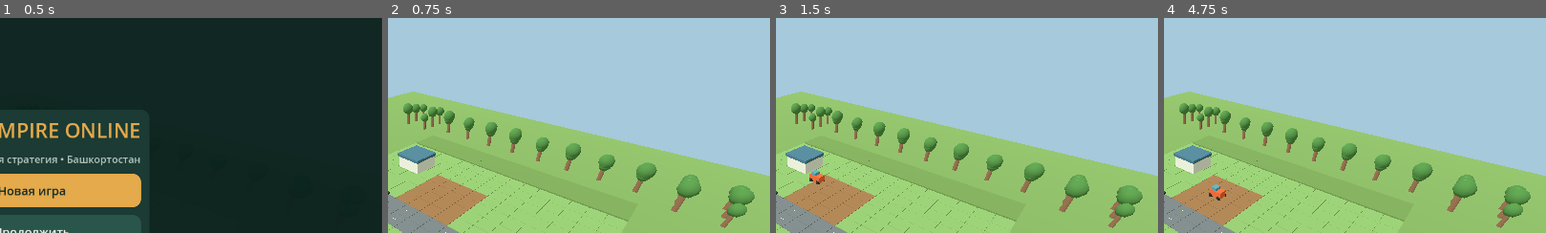
Above: before the commit, frames 1-4 (left to right).
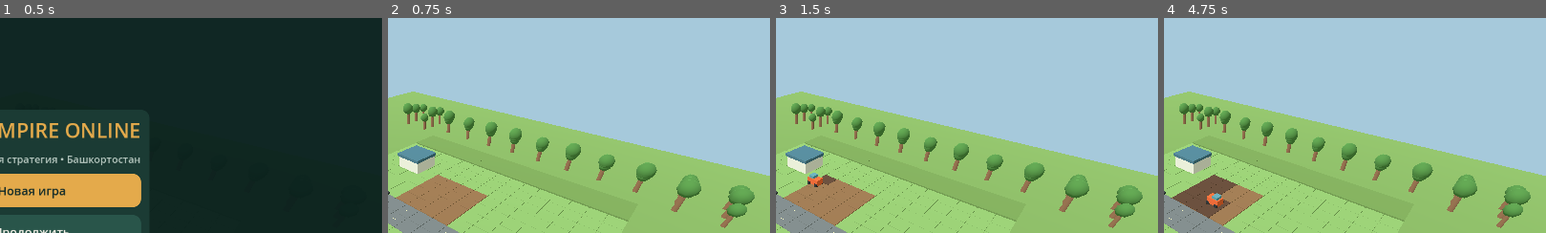
Above: after the commit, the same moments.

Repository: maillunex-lang/fermabash
Game: Godot game, scene res://scenes/Main.tscn
The game is run twice, just before and just after one commit, with the same random seed, the same clock (stepped at 60 frames per second) and the same inputs.
Inputs:
- Up to frame 1 (0.5 s): no input
- Up to frame 2 (0.75 s): click "Новая игра" at 0.5 s
- Up to frame 3 (1.5 s): click "Подготовить" at 1.25 s
- Up to frame 4 (4.75 s): click "Навес 1×1" at 2 s; click "Склад 2×2" at 2.75 s; click "Мастерская 3×3" at 3.5 s; click "Отмена" at 4.25 s
The pictures show only the part of the screen within x 46-96%, y 2-52%; the shares and areas given below are measured in that part.

Frame 1 is identical in both runs. In frame 2, 0.2% of the frame differs, in the area x 2-26%, y 72-97%; in frame 3, 0.5%; in frame 4, 1.8%.

Commit message:
feat: stage 2.4.1 living fields and machinery routes
* feat(2.4.1): deterministic serpentine field machinery route

* feat(2.4.1): batched progressive soil and crop visualization

* feat(2.4.1): integrate live field visuals and routed tractor/combine movement

* test(2.4.1): field batch visuals, serpentine routes, progress and save restoration

* test(2.4.1): validate deterministic visual progress independently of headless GPU colors

* fix(2.4.1): hide absent crops with negligible geometry instead of alpha

* test(2.4.1): avoid unavailable headless MultiMesh color readback

* ci(2.4.1): add route and living-field regression to Android build and CI

* ci(2.4.1): add route and living-field regression to Android build and CI

* docs(2.4.1): document routes field batching and verified limitations

Diff:
--- a/scripts/main.gd
+++ b/scripts/main.gd
@@ -8,6 +8,8 @@
 const StrategyCamera = preload("res://scripts/camera/strategy_camera.gd")
 const GameUI = preload("res://scripts/ui/game_ui.gd")
 const ProductionRules = preload("res://scripts/systems/production_rules.gd")
+const FieldRoute = preload("res://scripts/systems/field_route.gd")
+const LivingField = preload("res://scripts/visuals/living_field.gd")
 var elapsed_seconds := 0.0
 var cash := 2000
 var grain := 0
@@ -22,6 +24,7 @@
 var preview_cell := Vector2i(-1,-1)
 var preview: MeshInstance3D
 var running := false
+var living_field: Node3D
 var world: Node3D
 var cam: Camera3D
 var hud: Label
@@ -36,6 +39,8 @@
 func _ready() -> void:
  world = Node3D.new()
  add_child(world)
+ living_field = LivingField.new()
+ add_child(living_field)
  preview = MeshInstance3D.new()
  add_child(preview)
  preview.visible = false
@@ -127,7 +132,7 @@
    elif x >= 5 and x <= 8 and z >= 3 and z <= 6:
     color = Color("8d6841") if stage == 0 else (Color("65b548") if stage == 1 else Color("d4ae47"))
    _cube(world,Vector3((x+0.5)*CELL,-0.1,(z+0.5)*CELL),Vector3(2.94,0.2,2.94),color)
- FarmEnvironment.decorate(world,stage)
+ FarmEnvironment.decorate(world,0)
  for key in structures:
   var p: Array = key.split(",")
   var x := int(p[0])
@@ -151,6 +156,16 @@
  _cube(harvester,Vector3(0,1,0),Vector3(3,1.7,2.2),Color("d5a02e"))
  _cube(harvester,Vector3(1.9,0.5,0),Vector3(1.3,0.3,4),Color("30383a"))
  harvester.position = Vector3(11,0,23)
+ _update_field_visuals()
+ _update_machine_position()
+func _update_field_visuals() -> void:
+ living_field.update_field(stage,prepared,job,progress)
+func _update_machine_position() -> void:
+ if job == "":
+  return
+ var machine := harvester if job == "harvest" else tractor
+ machine.position = FieldRoute.position_at(progress)
+ machine.rotation.y = FieldRoute.heading_at(progress)
 func _job(kind: String) -> void:
  if job != "":
   status.text = "Техника занята"
@@ -174,6 +189,8 @@
    return
  job = kind
  progress = 0.0
+ _update_field_visuals()
+ _update_machine_position()
  status.text = "Техника отправлена: %s" % kind
 func _start_build(kind: String = "warehouse") -> void:
  if not BuildRules.CATALOG.has(kind):
@@ -223,8 +240,9 @@
  day = GameClock.day_from_seconds(elapsed_seconds)
  if job != "":
   progress += delta/6.0
-  var machine := harvester if job == "harvest" else tractor
-  machine.position = Vector3(15+progress*10,0,12+progress*5)
+  progress = minf(progress,1.0)
+  _update_machine_position()
+  _update_field_visuals()
   if progress >= 1.0:
    if job == "prepare":
     prepared = true
@@ -243,6 +261,7 @@
    _draw()
  elif stage == 1:
   progress += delta/10.0
+  _update_field_visuals()
   if progress >= 1.0:
    stage = 2
    progress = 0.0
--- /dev/null
+++ b/scripts/systems/field_route.gd
@@ -0,0 +1,41 @@
+extends RefCounted
+## Serpentine passes across the existing 4x4 field; world coordinates in metres.
+const CELL := 3.0
+const MIN_X := 5.0 * CELL
+const MAX_X := 9.0 * CELL
+const MIN_Z := 3.0 * CELL
+const MAX_Z := 7.0 * CELL
+const PASSES := 6
+static func waypoints() -> Array[Vector3]:
+ var points: Array[Vector3] = []
+ for lane in range(PASSES):
+  var x := lerpf(MIN_X + 0.8, MAX_X - 0.8, float(lane) / float(PASSES - 1))
+  if lane % 2 == 0:
+   points.append(Vector3(x,0,MIN_Z + 0.8))
+   points.append(Vector3(x,0,MAX_Z - 0.8))
+  else:
+   points.append(Vector3(x,0,MAX_Z - 0.8))
+   points.append(Vector3(x,0,MIN_Z + 0.8))
+ return points
+
+static func position_at(t: float) -> Vector3:
+ var points := waypoints()
+ var segments := points.size()-1
+ var scaled := clampf(t,0.0,1.0)*float(segments)
+ var index := mini(int(scaled),segments-1)
+ return points[index].lerp(points[index+1],scaled-float(index))
+
+static func heading_at(t: float) -> float:
+ var a := position_at(clampf(t-0.001,0.0,1.0))
+ var b := position_at(clampf(t+0.001,0.0,1.0))
+ var direction := b-a
+ if direction.length_squared() < 0.000001:
+  return 0.0
+ return atan2(direction.x,direction.z)
+
+static func completed_fraction(progress: float, x: int, z: int) -> bool:
+ # Per-cell visual progression, in the same order as the machine's serpentine passes.
+ var lane := clampi(int(round(float(x-5)*float(PASSES-1)/3.0)),0,PASSES-1)
+ var local := (float(z-3)+0.5)/4.0
+ var travel := local if lane % 2 == 0 else 1.0-local
+ return progress >= (float(lane)+travel)/float(PASSES)
--- /dev/null
+++ b/scripts/visuals/living_field.gd
@@ -0,0 +1,72 @@
+extends Node3D
+## Lightweight visual-only field: one MultiMesh for soil tiles and one for crop stalks.
+const Route = preload("res://scripts/systems/field_route.gd")
+const CELL := 3.0
+var soil: MultiMeshInstance3D
+var crops: MultiMeshInstance3D
+var last_signature := ""
+func _ready() -> void:
+ soil = MultiMeshInstance3D.new()
+ add_child(soil)
+ crops = MultiMeshInstance3D.new()
+ add_child(crops)
+ var soil_mesh := BoxMesh.new()
+ soil_mesh.size = Vector3(2.95,0.08,2.95)
+ var soil_batch := MultiMesh.new()
+ soil_batch.transform_format = MultiMesh.TRANSFORM_3D
+ soil_batch.use_colors = true
+ soil_batch.mesh = soil_mesh
+ soil_batch.instance_count = 16
+ soil.multimesh = soil_batch
+ var crop_mesh := BoxMesh.new()
+ crop_mesh.size = Vector3(0.12,1.0,0.12)
+ var crop_batch := MultiMesh.new()
+ crop_batch.transform_format = MultiMesh.TRANSFORM_3D
+ crop_batch.use_colors = true
+ crop_batch.mesh = crop_mesh
+ crop_batch.instance_count = 320
+ crops.multimesh = crop_batch
+ var mat := StandardMaterial3D.new()
+ mat.vertex_color_use_as_albedo = true
+ mat.roughness = 1.0
+ soil.material_override = mat
+ crops.material_override = mat
+
+func update_field(stage: int, prepared: bool, job: String, progress: float) -> void:
+ # Rebuild only when a visible milestone changes (16 buckets across a job).
+ var bucket := clampi(int(progress*48.0),0,48) if job != "" else clampi(int(progress*10.0),0,10)
+ var signature := "%d:%s:%s:%d" % [stage,str(prepared),job,bucket]
+ if signature == last_signature:
+  return
+ last_signature = signature
+ var tile := 0
+ var stalk := 0
+ for x in range(5,9):
+  for z in range(3,7):
+   var touched := job != "" and Route.completed_fraction(progress,x,z)
+   var color := Color("806040")
+   if prepared or (job == "prepare" and touched):
+    color = Color("51392a")
+   if stage == 1 or (job == "sow" and touched):
+    color = Color("795c37")
+   if stage == 2:
+    color = Color("a78b3f")
+   if job == "harvest" and touched:
+    color = Color("7b6040")
+   soil.multimesh.set_instance_transform(tile,Transform3D(Basis(),Vector3((x+0.5)*CELL,0.035,(z+0.5)*CELL)))
+   soil.multimesh.set_instance_color(tile,color)
+   tile += 1
+   var visible_crop := stage > 0 or (job == "sow" and touched)
+   if job == "harvest" and touched:
+    visible_crop = false
+   for row in range(4):
+    for col in range(5):
+     var height := 0.001
+     var crop_color := Color("62a64c")
+     if visible_crop:
+      height = 0.24 if job == "sow" else (0.55 + 0.3*progress if stage == 1 else 1.05)
+      crop_color = Color("65a64c") if stage == 1 or job == "sow" else Color("e2bd51")
+     var pos := Vector3((float(x)+0.1+float(row)*0.23)*CELL,height*0.5,(float(z)+0.1+float(col)*0.19)*CELL)
+     crops.multimesh.set_instance_transform(stalk,Transform3D(Basis().scaled(Vector3(1,height,1)),pos))
+     crops.multimesh.set_instance_color(stalk,crop_color if visible_crop else Color(0,0,0,0))
+     stalk += 1
--- /dev/null
+++ b/tests/living_field.gd
@@ -0,0 +1,41 @@
+extends SceneTree
+const Route = preload("res://scripts/systems/field_route.gd")
+const LivingField = preload("res://scripts/visuals/living_field.gd")
+func _initialize() -> void:
+ call_deferred("_test")
+func _test() -> void:
+ var points := Route.waypoints()
+ assert(points.size() == 12)
+ assert(Route.position_at(0).distance_to(points[0]) < 0.001)
+ assert(Route.position_at(1).distance_to(points[-1]) < 0.001)
+ for i in range(101):
+  var p := Route.position_at(float(i)/100.0)
+  assert(p.x >= Route.MIN_X and p.x <= Route.MAX_X)
+  assert(p.z >= Route.MIN_Z and p.z <= Route.MAX_Z)
+ assert(not Route.completed_fraction(0.0,5,3))
+ assert(Route.completed_fraction(1.0,8,6))
+ var field := LivingField.new()
+ root.add_child(field)
+ field.update_field(0,false,"prepare",0.0)
+ assert(field.soil.multimesh.instance_count == 16)
+ assert(field.crops.multimesh.instance_count == 320)
+ var start_color := field.soil.multimesh.get_instance_color(0)
+ field.update_field(0,false,"prepare",0.9)
+ assert(field.last_signature.ends_with(":43"))
+ assert(Route.completed_fraction(0.9,5,3))
+ field.update_field(1,false,"",0.5)
+ assert(field.last_signature.begins_with("1:"))
+ field.update_field(2,false,"harvest",1.0)
+ assert(field.last_signature.begins_with("2:"))
+ var scene = load("res://scenes/Main.tscn").instantiate()
+ root.add_child(scene)
+ await process_frame
+ scene._new()
+ scene._job("prepare")
+ scene._process(1.5)
+ assert(scene.tractor.position.distance_to(Route.position_at(scene.progress)) < 0.001)
+ scene._save()
+ scene._load()
+ assert(scene.tractor.position.distance_to(Route.position_at(scene.progress)) < 0.001)
+ print("LIVING_FIELD_TEST_PASS")
+ quit()
Not shown, added: docs/STAGE_2_4_1.md
Not shown, changed: tools/build_android_on_vps.sh
